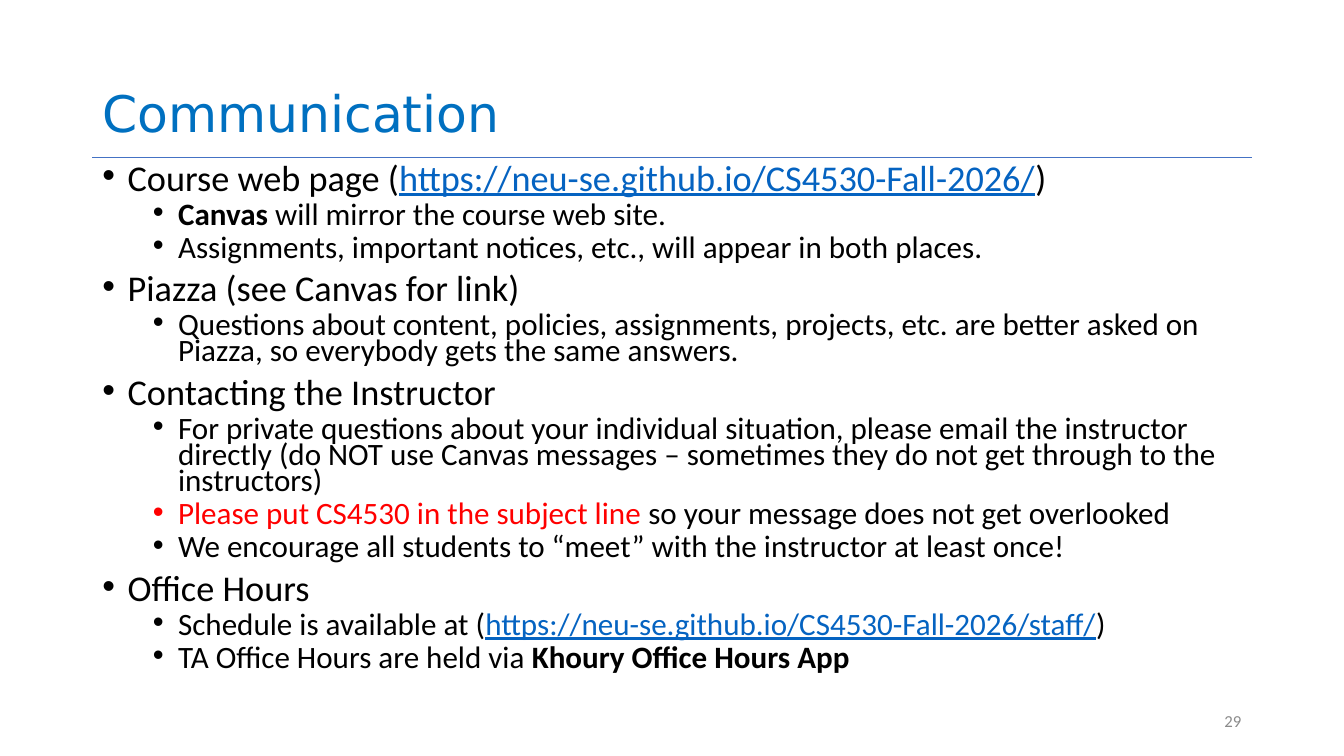
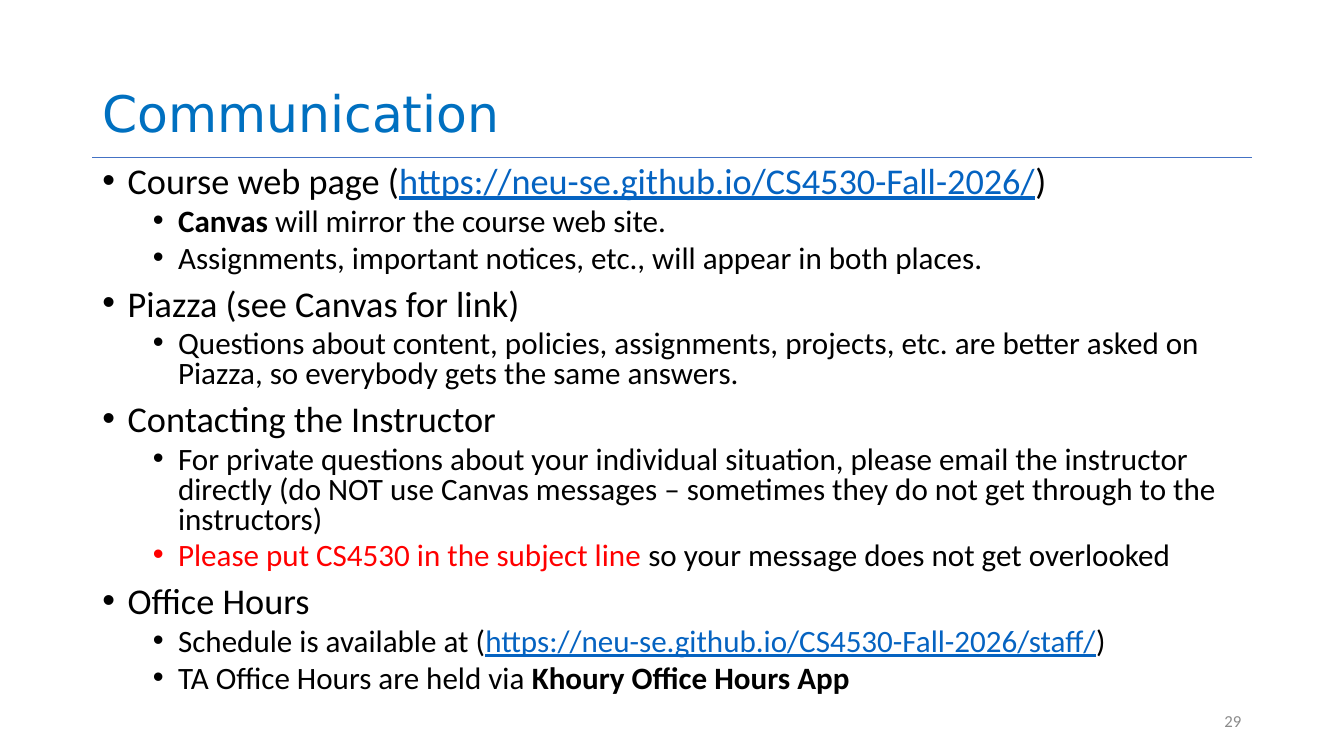
Before and after one commit to neu-se/CS4530-Fall-2026, a slide deck: slide 29 of Slides/Module 01.1 Course Introduction.pptx. Drawn at 1344x756 pixels with LibreOffice and Linux fonts; fonts in the diff are those of the drawing. Boxes give left, top, right and bottom in pixels: in the first picture for what was removed or moved away, otherwise in the second. Text is boxed around its words. In the diff, an @@ line names an element or a change of style, - is before the commit and + after.

```diff
--- a/Slides/Module 01.1 Course Introduction.pptx
+++ b/Slides/Module 01.1 Course Introduction.pptx
@@ text "Course web page (https://neu-se.github.io/CS4530-Fall-2026/)" at (128,167,1215,694): line spacing 0.7 to 0.8 @@
@@ text at (178,534,1064,563): paragraph removed @@
-  • We encourage all students to “meet” with the instructor at least once!
```
Also in this commit, not shown: 3 other slides changed, 3 other files.
